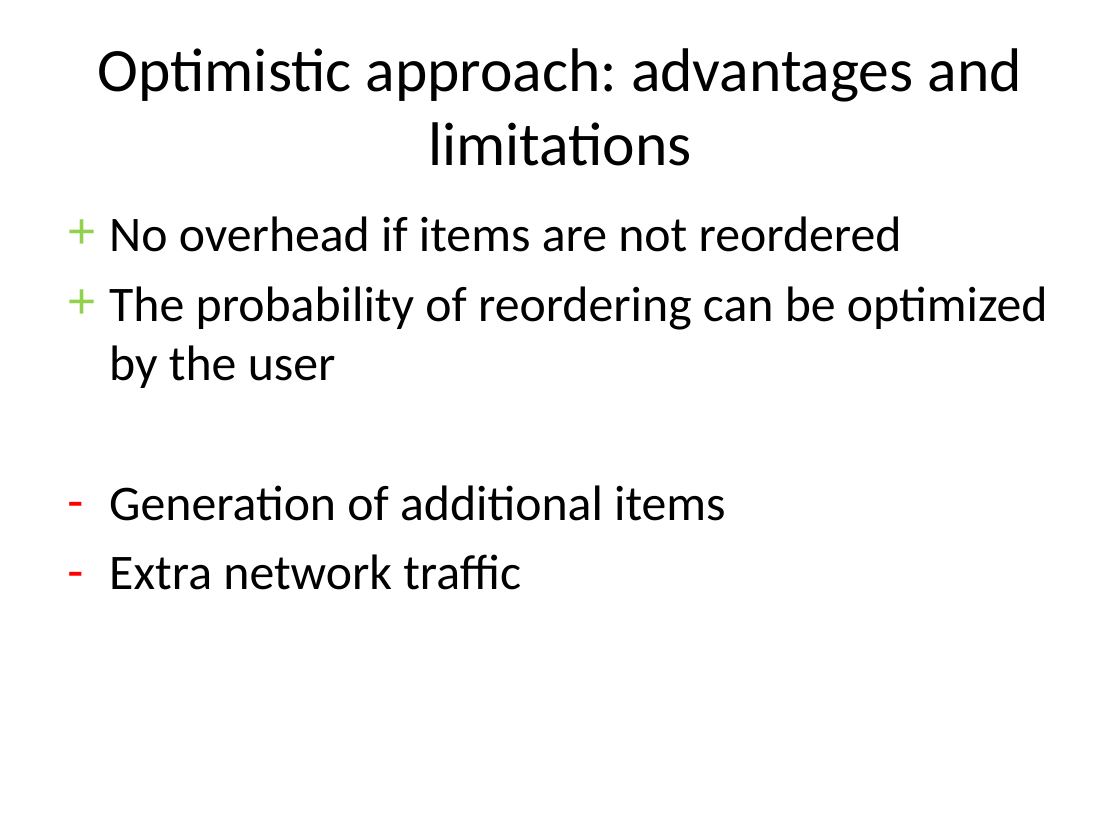
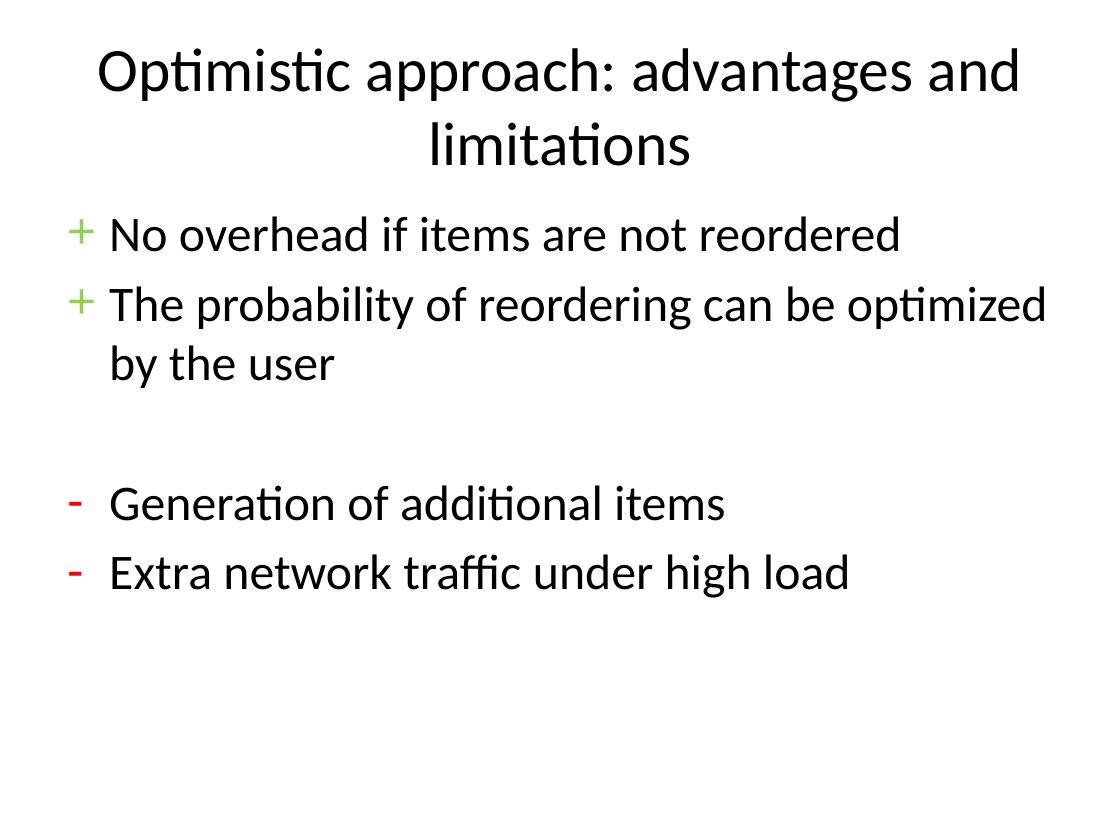
Before and after one commit to flame-stream/Papers, a slide deck: slide 20 of 2018/invalidation/slides.pptx (slide 15 before the commit). Drawn at 1120x840 pixels with LibreOffice and Linux fonts; fonts in the diff are those of the drawing. Boxes give left, top, right and bottom in pixels: in the first picture for what was removed or moved away, otherwise in the second. Text is boxed around its words. In the diff, an @@ line names an element or a change of style, - is before the commit and + after.

Commit message:
Update slides (20/20)

```diff
--- a/2018/invalidation/slides.pptx
+++ b/2018/invalidation/slides.pptx
@@ text at (109,554,851,598): text changed @@
-– Extra network traffic
+– Extra network traffic under high load
```
Also in this commit, not shown: 2 slides added.
